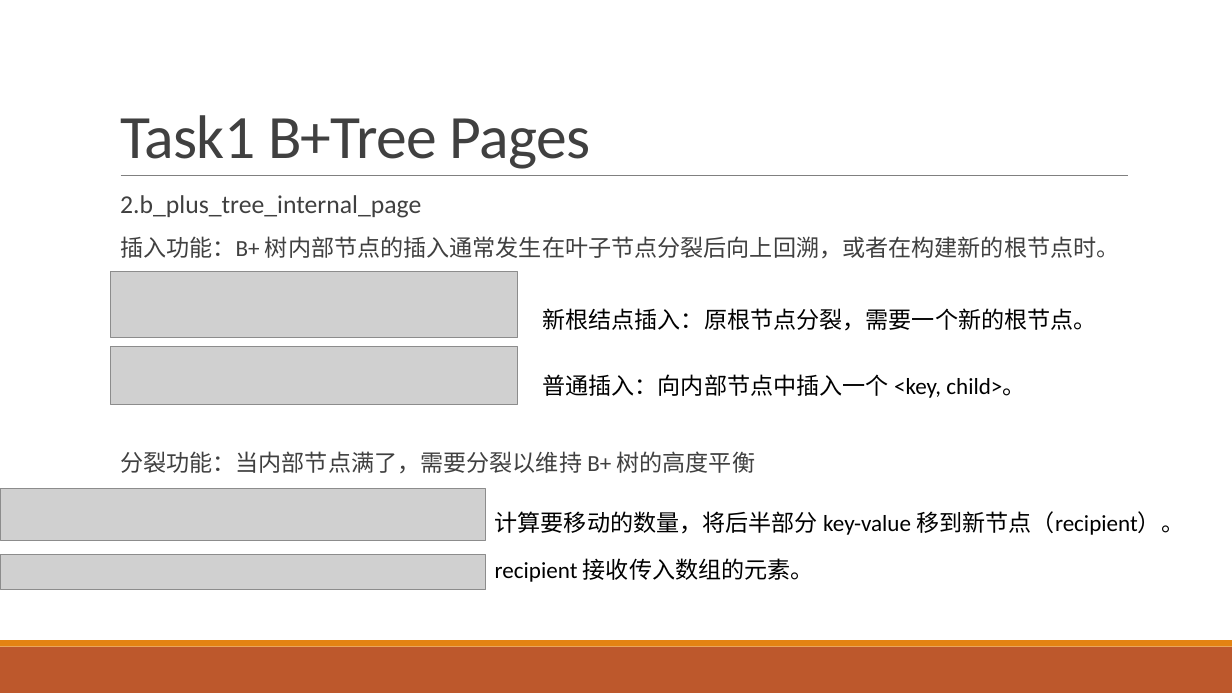
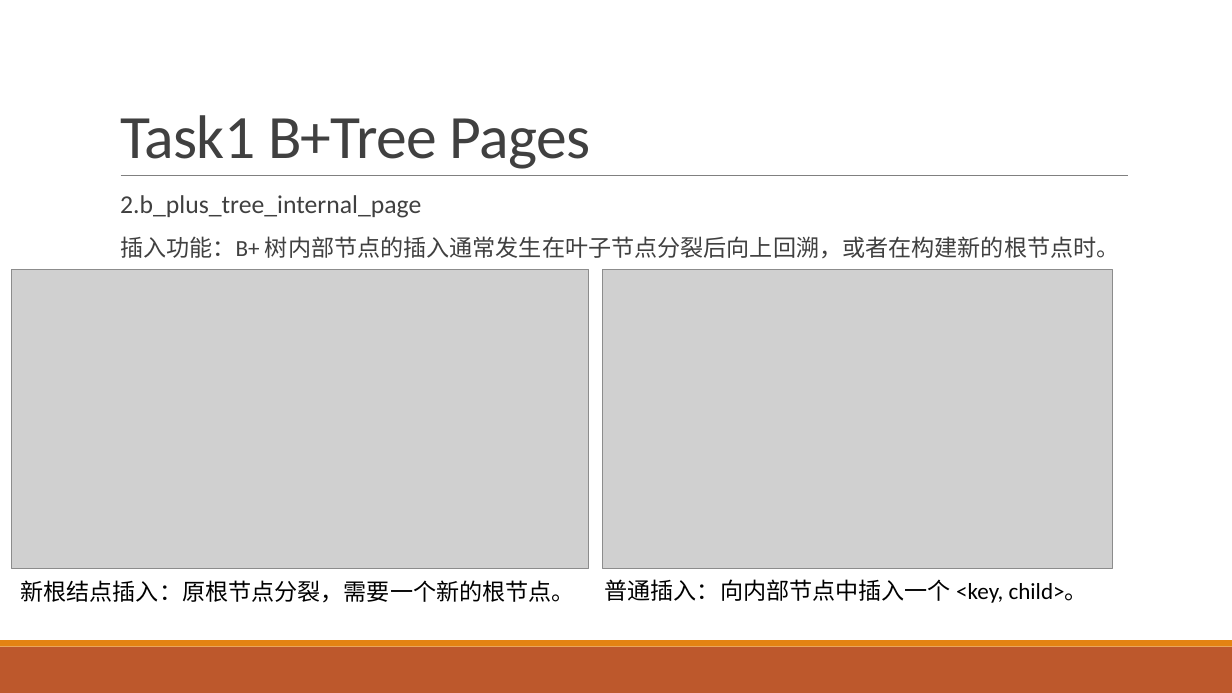
Before and after one commit to SDataBaseGroup/Database-lab, a slide deck: slide 41 of 缓冲区管理器与B+树的总ppt.pptx. Drawn at 1232x693 pixels with LibreOffice and Linux fonts; fonts in the diff are those of the drawing; grey boxes stand for pictures. Boxes give left, top, right and bottom in pixels: in the first picture for what was removed or moved away, otherwise in the second. Text is boxed around its words. In the diff, an @@ line names an element or a change of style, - is before the commit and + after.

```diff
--- a/缓冲区管理器与B+树的总ppt.pptx
+++ b/缓冲区管理器与B+树的总ppt.pptx
@@ picture added at (11,269,589,568) @@
@@ picture added at (603,269,1113,568) @@
@@ picture removed at (111,272,518,338) @@
@@ picture removed at (111,347,518,404) @@
@@ text at (120,451,756,473): paragraph removed @@
-  分裂功能：当内部节点满了，需要分裂以维持 B+ 树的高度平衡
@@ picture removed at (0,489,485,541) @@
@@ text removed at (495,511,1184,535) @@
-计算要移动的数量，将后半部分 key-value 移到新节点（recipient）。
@@ picture removed at (0,555,485,590) @@
@@ text removed at (495,558,814,582) @@
-recipient 接收传入数组的元素。
@@ text "新根结点插入：原根节点分裂，需要一个新的根节点。": place and size @@
-text "新根结点插入：原根节点分裂，需要一个新的根节点。" at (542,308,1096,331)
+text "新根结点插入：原根节点分裂，需要一个新的根节点。" at (20,580,574,603)
@@ text "普通插入：向内部节点中插入一个 <key, child>。": place and size @@
-text "普通插入：向内部节点中插入一个 <key, child>。" at (542,374,1025,398)
+text "普通插入：向内部节点中插入一个 <key, child>。" at (605,579,1088,603)
```
Also in this commit, not shown: 13 other slides changed, 5 slides added.
